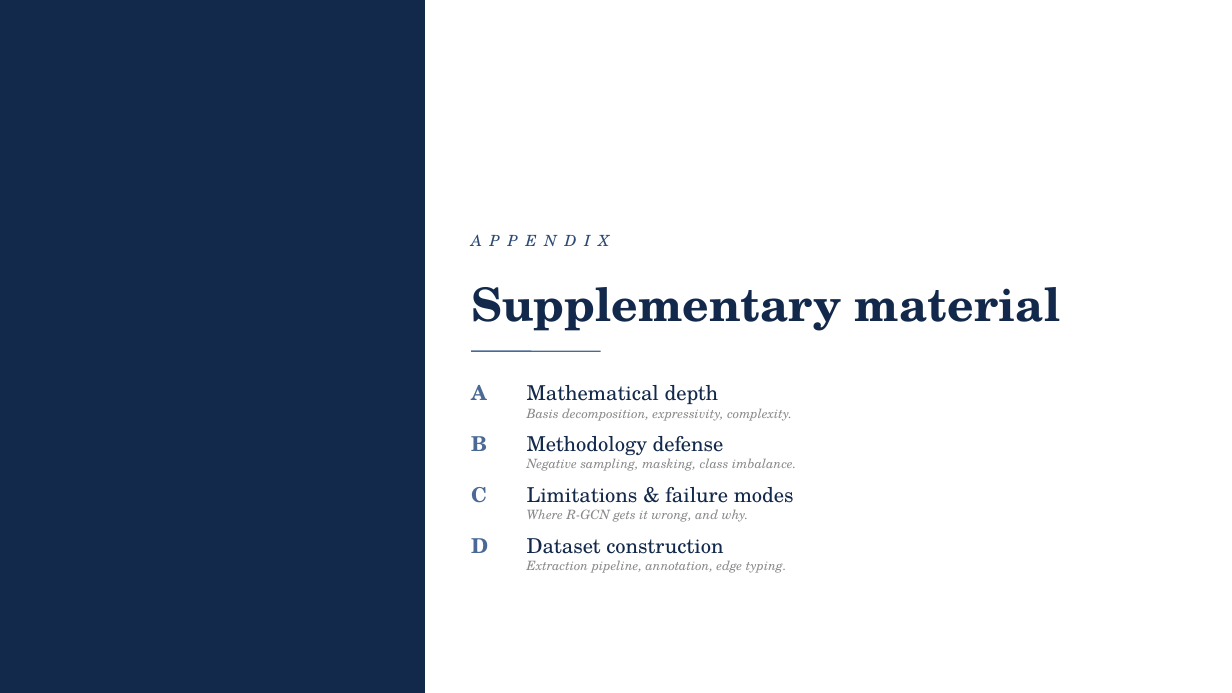
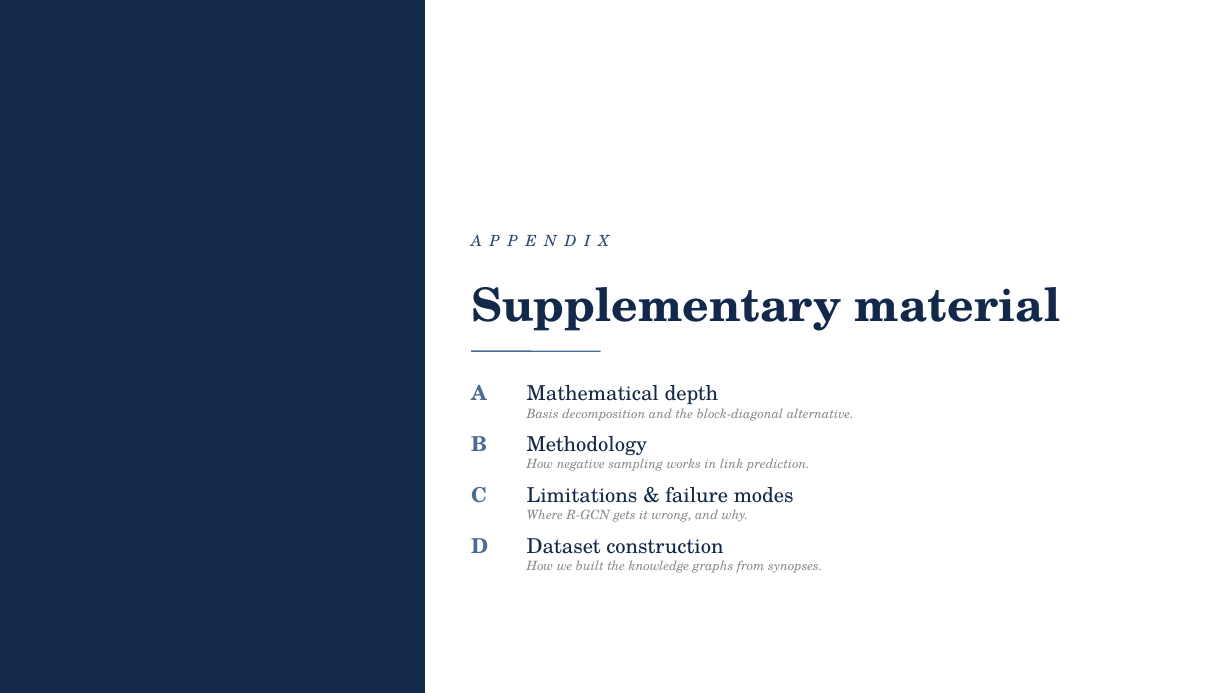
Before and after one commit to abmummaneni/290-Final-Project, a slide deck: slide 15 of RGCN_Academic_Presentation.pptx. Drawn at 1232x693 pixels with LibreOffice and Linux fonts; fonts in the diff are those of the drawing. Boxes give left, top, right and bottom in pixels: in the first picture for what was removed or moved away, otherwise in the second. Text is boxed around its words. In the diff, an @@ line names an element or a change of style, - is before the commit and + after.

```diff
--- a/RGCN_Academic_Presentation.pptx
+++ b/RGCN_Academic_Presentation.pptx
@@ text at <box>527,408,854,421</box>: text changed @@
-Basis decomposition, expressivity, complexity.
+Basis decomposition and the block-diagonal alternative.
@@ text at <box>527,436,647,455</box>: text changed @@
-Methodology defense
+Methodology
@@ text at <box>527,458,810,471</box>: text changed @@
-Negative sampling, masking, class imbalance.
+How negative sampling works in link prediction.
@@ text at <box>527,560,822,573</box>: text changed @@
-Extraction pipeline, annotation, edge typing.
+How we built the knowledge graphs from synopses.
```
Also in this commit, not shown: 15 other slides changed, 3 slides added, 3 slides removed, 1 other file.
